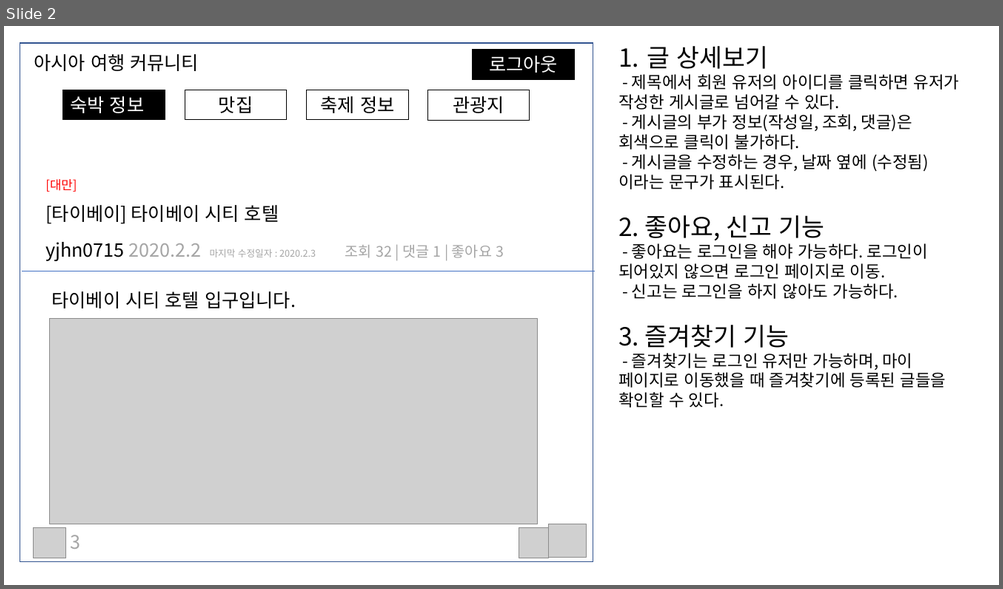
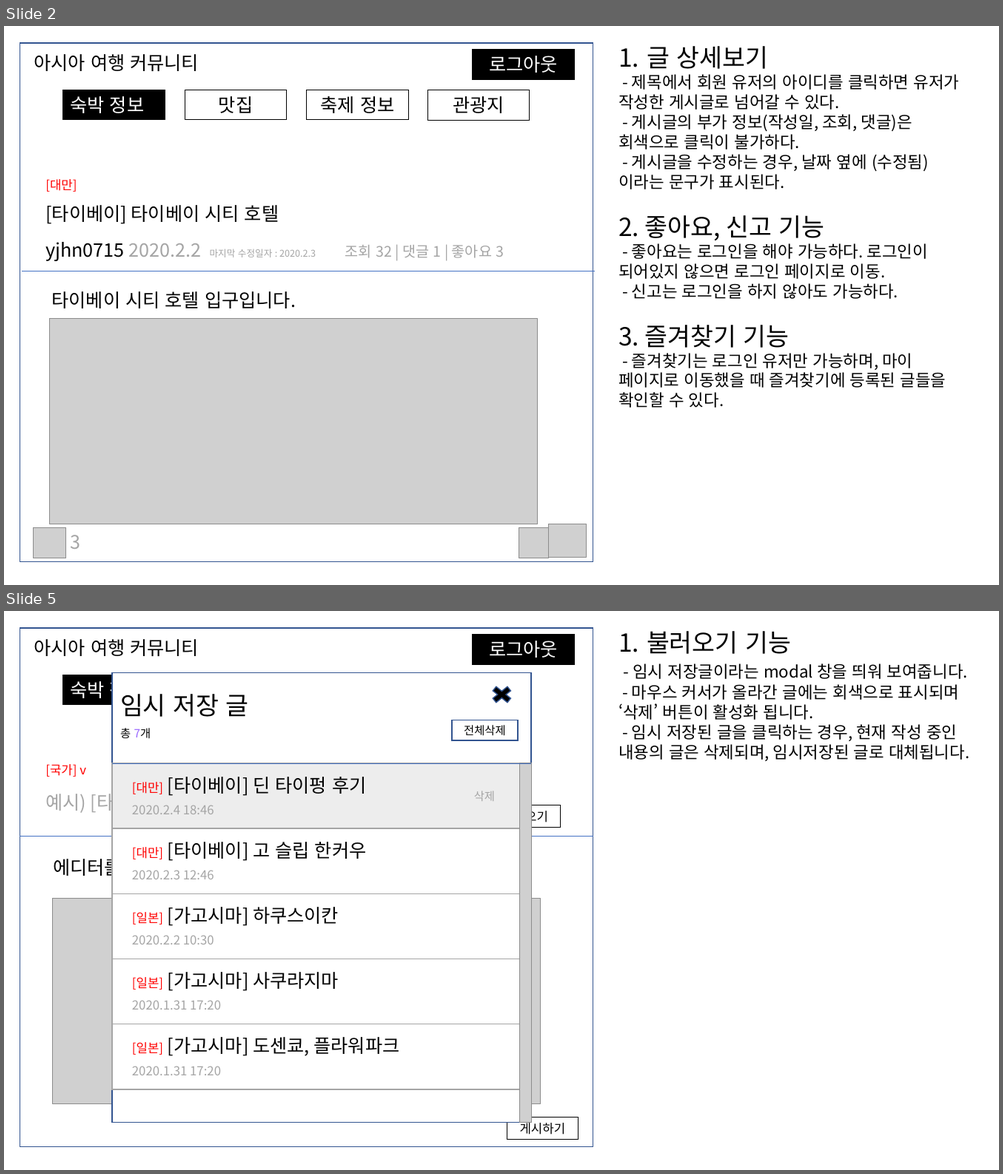
Before and after one commit to pjok1122/travel-community, a slide deck: 화면 기획서.pptx. Shown one above the other, each under a label of ours: slide 2 before the commit, slides 2 and 5 after it; the slides between them are not shown. The pictures are 1003x589 and 1003x1174 pixels, drawn with LibreOffice and Linux fonts; fonts in the diff are those of the drawing; grey boxes stand for pictures. Boxes give left, top, right and bottom in pixels: in the first picture for what was removed or moved away, otherwise in the second. Text is boxed around its words. In the diff, an @@ line names an element or a change of style, - is before the commit and + after.

```diff
--- a/화면 기획서.pptx
+++ b/화면 기획서.pptx
@@ slide 5 added at [4,611,999,1170], background #FFFFFF @@
@@ rectangle added at [20,628,593,1147], fill #FFFFFF, outline #325491 1 pt @@
@@ text added at [618,631,969,761], 16 pt, text #000000 @@
+1. 불러오기 기능
+- 임시 저장글이라는 modal 창을 띄워 보여줍니다.
+- 마우스 커서가 올라간 글에는 회색으로 표시되며 ‘삭제’ 버튼이 활성화 됩니다.
+- 임시 저장된 글을 클릭하는 경우, 현재 작성 중인 내용의 글은 삭제되며, 임시저장된 글로 대체됩니다.
@@ text added at [34,639,199,656], 18 pt, text #000000 @@
+아시아 여행 커뮤니티
@@ rectangle added at [472,634,575,664], fill #000000, outline #000000 0.75 pt, 18 pt, text #FFFFFF @@
+로그아웃
@@ rectangle added at [63,675,165,705], fill #000000, outline #000000 0.75 pt, 18 pt, text #FFFFFF @@
+숙박 정보
@@ rectangle added at [428,675,530,705], outline #000000 0.75 pt, 18 pt, text #000000 @@
+관광지
@@ group added at [112,673,532,1123]: 7 rectangles, 2 texts, 1 picture, 1 line, 1 cross @@
+[일본] [가고시마] 사쿠라지마
+2020.1.31 17:20
+[일본] [가고시마] 하쿠스이칸
+2020.2.2 10:30
+[일본] [가고시마] 도센쿄, 플라워파크
+2020.1.31 17:20
+[대만] [타이베이] 고 슬립 한커우
+2020.2.3 12:46
+[대만] [타이베이] 딘 타이펑 후기
+2020.2.4 18:46
+삭제
+임시 저장 글
+총 7개
+전체삭제
@@ text added at [45,764,290,814], 18 pt, text #A5A5A5 @@
+[국가] v
+예시) [타이베이] 코 슬립 한커우
@@ rectangle added at [489,805,560,827], outline #000000 0.75 pt, 12 pt, text #000000 @@
+불러오기
@@ line added from (20, 836) to (594, 836), #4472C4 0.5 pt @@
@@ text added at [53,855,370,879], 18 pt, text #000000 @@
+에디터를 이용해서 이미지, 동영상 첨부가 가능하다.
@@ picture added at [53,898,540,1104] @@
@@ rectangle added at [507,1118,578,1140], outline #000000 0.75 pt, 12 pt, text #000000 @@
+게시하기
```
Also in this commit, not shown: 4 slides changed, 6 other slides added.
